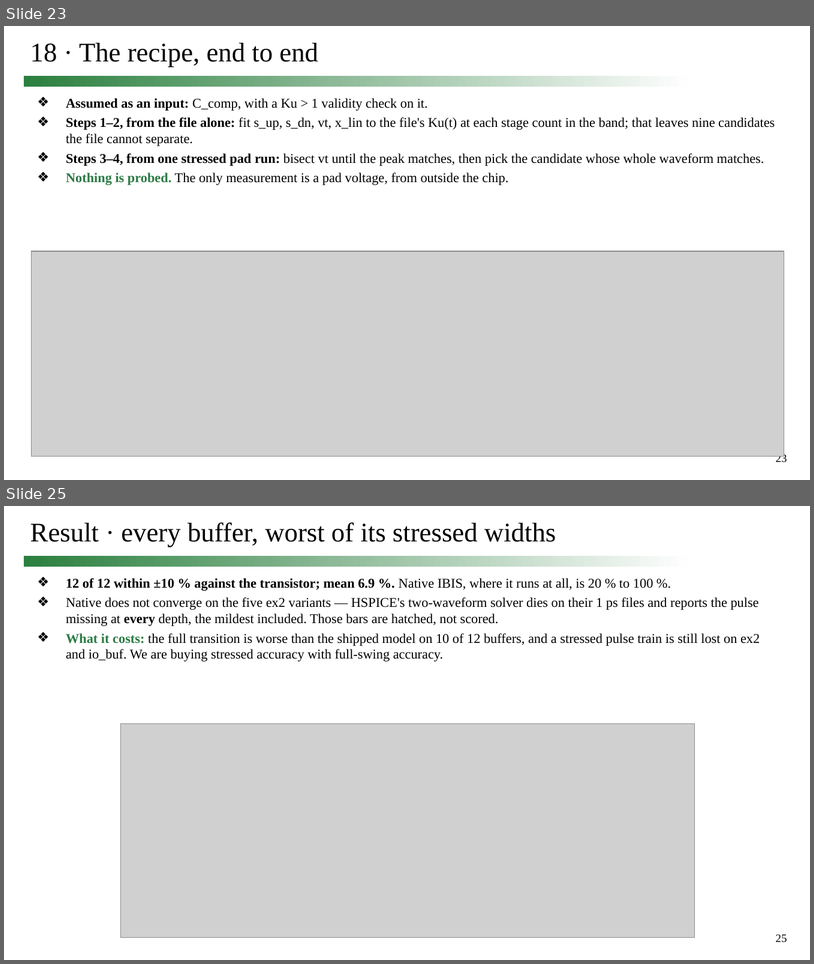
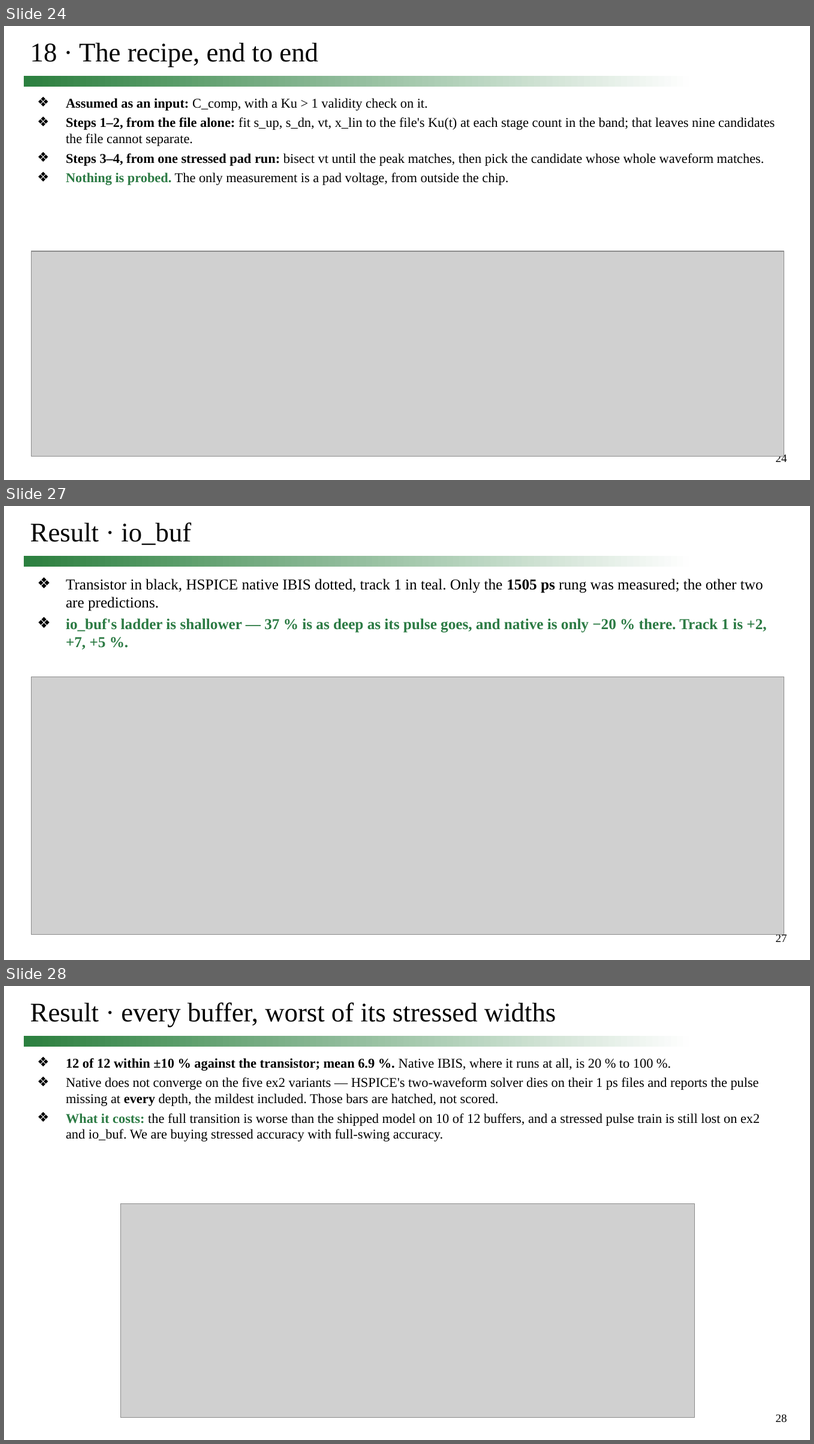
Before and after one commit to simon9721/ibis_comparison, a slide deck: results/meeting_deck_2026-09-24/0924_track1_story.pptx. Shown one above the other, each under a label of ours: slides 23 and 25 before the commit, slides 24, 27 and 28 after it; the slides between them are not shown. The pictures are 814x964 and 814x1444 pixels, drawn with LibreOffice and Linux fonts; fonts in the diff are those of the drawing; grey boxes stand for pictures. Boxes give left, top, right and bottom in pixels: in the first picture for what was removed or moved away, otherwise in the second. Text is boxed around its words. In the diff, an @@ line names an element or a change of style, - is before the commit and + after.

```diff
--- a/results/meeting_deck_2026-09-24/0924_track1_story.pptx
+++ b/results/meeting_deck_2026-09-24/0924_track1_story.pptx
@@ slide 27 added at (x1=4, y1=506, x2=810, y2=960), background #FFFFFF; not listed: 2 template elements that a slide beside it also shows @@
@@ title added at (x1=30, y1=522, x2=191, y2=545), 32 pt, text #000000 @@
+Result · io_buf
@@ text added at (x1=66, y1=579, x2=767, y2=649), 18 pt, text #000000 @@
+❖ Transistor in black, HSPICE native IBIS dotted, track 1 in teal. Only the 1505 ps rung was measured; the other two are predictions.
+❖ io_buf's ladder is shallower — 37 % is as deep as its pulse goes, and native is only −20 % there. Track 1 is +2, +7, +5 %.
@@ picture added at (x1=31, y1=676, x2=785, y2=934) @@
@@ what was slide 23 is now slide 24 @@
@@ page number at (x1=776, y1=453, x2=788, y2=462): text changed @@
-23
+24
@@ what was slide 25 is now slide 28 @@
@@ page number at (x1=776, y1=1414, x2=788, y2=1422): text changed @@
-25
+28
```
Also in this commit, not shown: 1 slide changed, 4 other slides added, 2 slides removed, 9 other files.
